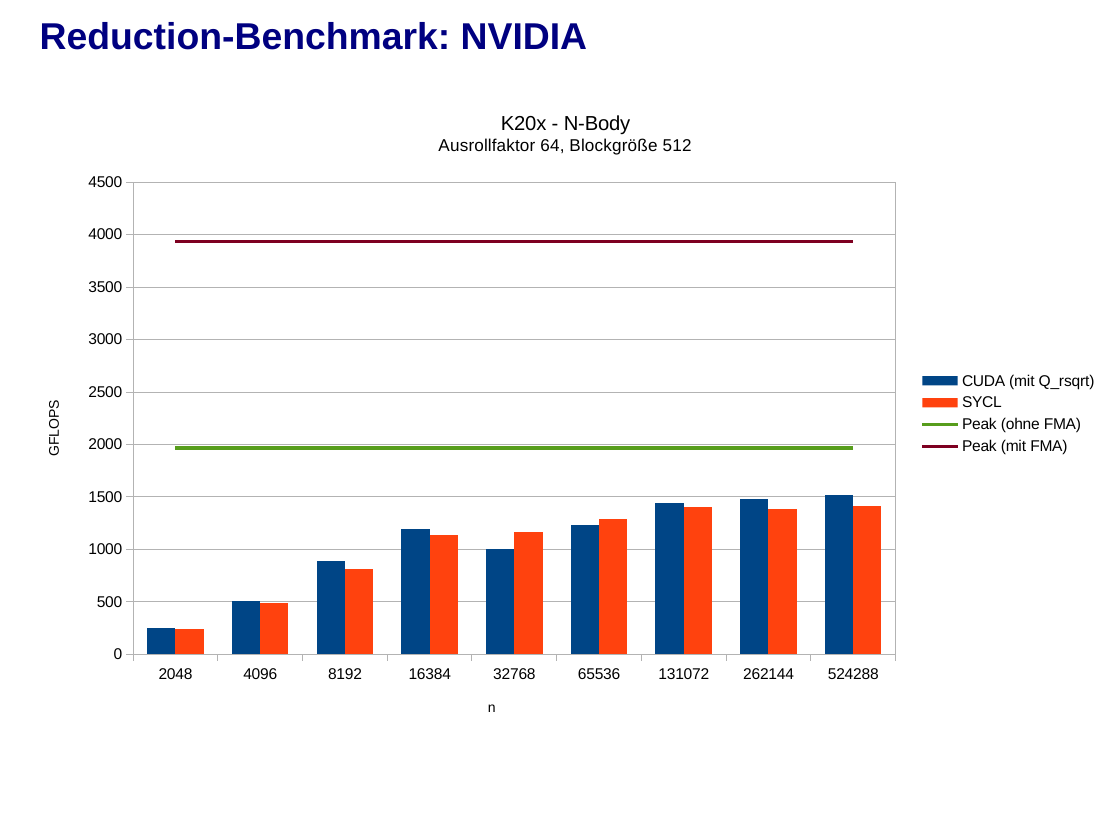
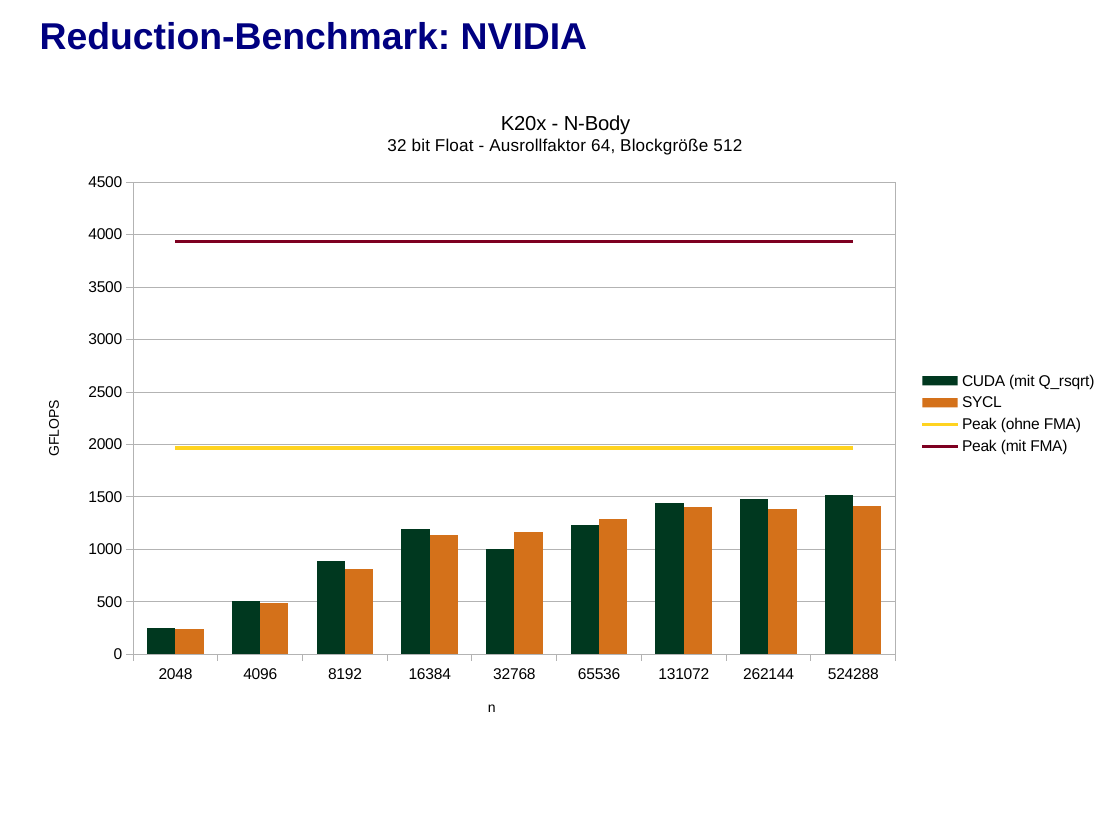
Before and after one commit to j-stephan/fpg, a slide deck: slide 40 of presentation/presentation.odp. Drawn at 1120x840 pixels with LibreOffice and Linux fonts; fonts in the diff are those of the drawing; background and template pictures are left out. Boxes give left, top, right and bottom in pixels: in the first picture for what was removed or moved away, otherwise in the second. Text is boxed around its words. In the diff, an @@ line names an element or a change of style, - is before the commit and + after.

```diff
--- a/presentation/presentation.odp
+++ b/presentation/presentation.odp
@@ column chart at bbox=[22, 88, 1109, 739] @@
@@ title "K20x - N-Body Ausrollfaktor 64, Blockgröße 512" to "K20x - N-Body 32 bit Float - Ausrollfaktor 64, Blockgröße 512" @@
@@ colour of CUDA (mit Q_rsqrt) #004586 to #00381F @@
@@ colour of SYCL #FF420E to #D4711A @@
@@ colour of Peak (ohne FMA) #579D1C to #FFD320 @@
```
Also in this commit, not shown: 6 other slides changed, 1 slide added, 1 other file.
